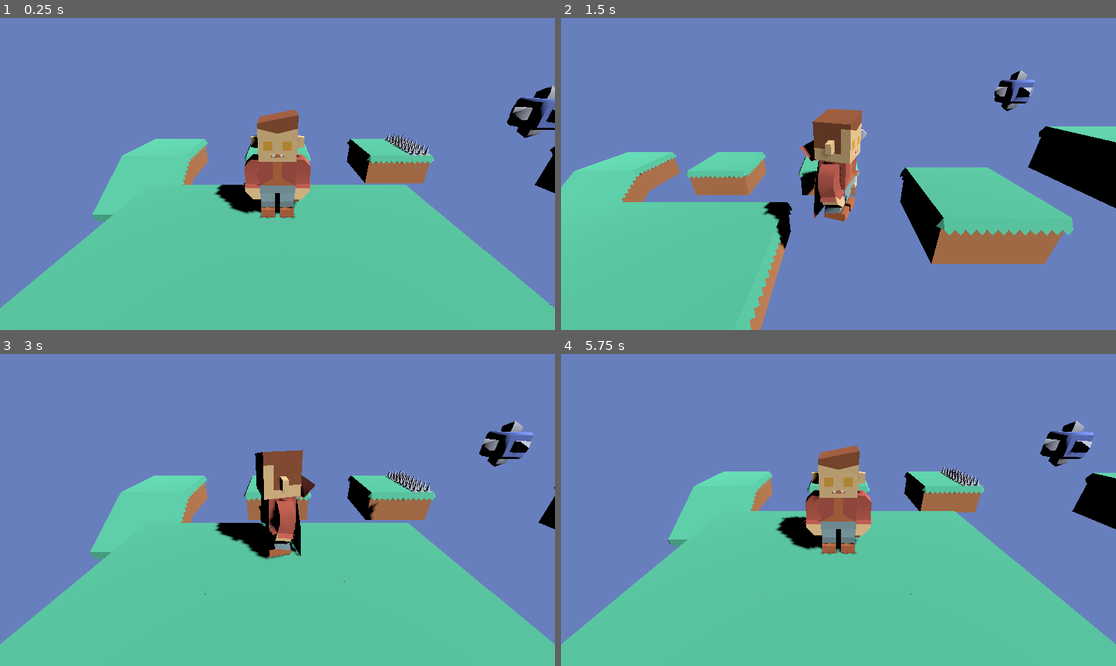
Above: before the commit, frames 1-4 (two rows, left to right).
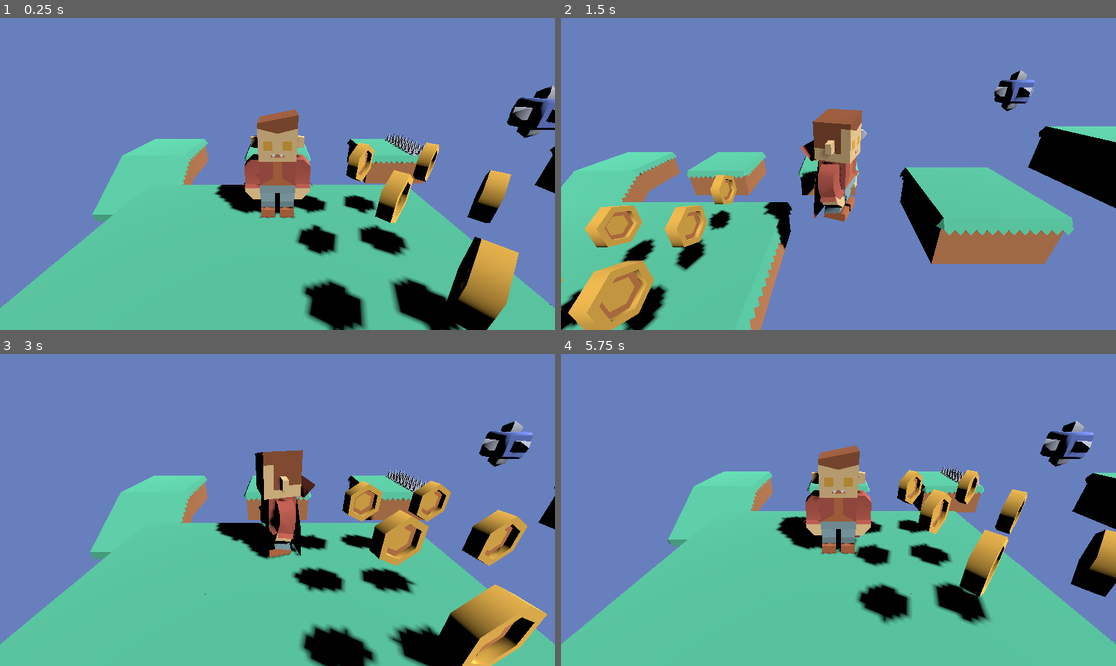
Above: after the commit, the same moments.

Repository: IsaacRF/test-platformer-3d
Game: Godot game, scene res://Levels/Level1.tscn
Two runs of this game, one before a commit and one after it. Both use one fixed random seed, a clock stepped at 60 frames per second and the inputs below.
Inputs:
- Up to frame 1 (0.25 s): no input
- Up to frame 2 (1.5 s): hold D (move_right) 0.53-1.28 s; tap Space (jump) at 0.77 s; hold S (move_backward) from 1.28 s (still down)
- Up to frame 3 (3 s): tap Space (jump) at 1.52 s; release S (move_backward) at 2.03 s; hold D (move_right) 2.03-2.78 s; hold W (move_forward) from 2.78 s (still down)
- Up to frame 4 (5.75 s): tap Space (jump) at 3.02, 3.77, 4.52 s; release W (move_forward) at 3.53 s; hold A (move_left) 3.53-5.03 s; hold S (move_backward) from 5.03 s (still down)

The runs differ from the first frame. In frame 1, 9.3% of the frame differs, in the area x 52-94%, y 39-100%; in frame 2, 6.1%; in frame 3, 11%, in the area x 52-99%, y 40-100%; in frame 4, 6.6%.

Commit message:
Add collectable component and coins
- Add collectable component
- Add gold coins using the collectable component

Diff:
--- /dev/null
+++ b/Collectables/CoinGold.tscn
@@ -0,0 +1,92 @@
+[gd_scene load_steps=8 format=3 uid="uid://dw6c32x4ilo81"]
+
+[ext_resource type="ArrayMesh" uid="uid://cge2fuclikg8j" path="res://Assets/Models/coinGold.obj" id="1_j4xbq"]
+[ext_resource type="PackedScene" uid="uid://cnq2i8i0xejvx" path="res://Collectables/Collectable.tscn" id="2_2bl32"]
+[ext_resource type="AudioStream" uid="uid://dhrrs6ls2lay6" path="res://Sound/SFX/Coin.mp3" id="3_3ejyd"]
+
+[sub_resource type="BoxShape3D" id="BoxShape3D_edp0q"]
+size = Vector3(0.618423, 0.652344, 0.194885)
+
+[sub_resource type="Animation" id="Animation_owuca"]
+resource_name = "Idle"
+loop_mode = 1
+tracks/0/type = "value"
+tracks/0/imported = false
+tracks/0/enabled = true
+tracks/0/path = NodePath("CoinGold:rotation")
+tracks/0/interp = 1
+tracks/0/loop_wrap = true
+tracks/0/keys = {
+"times": PackedFloat32Array(0, 1),
+"transitions": PackedFloat32Array(1, 1),
+"update": 0,
+"values": [Vector3(0, 0, 0), Vector3(0, 3.14159, 0)]
+}
+tracks/1/type = "value"
+tracks/1/imported = false
+tracks/1/enabled = true
+tracks/1/path = NodePath("CoinGold:position")
+tracks/1/interp = 1
+tracks/1/loop_wrap = true
+tracks/1/keys = {
+"times": PackedFloat32Array(0, 0.533333, 1),
+"transitions": PackedFloat32Array(1, 1, 1),
+"update": 0,
+"values": [Vector3(0, 0, 0), Vector3(0, 0.0533333, 0), Vector3(0, 0, 0)]
+}
+
+[sub_resource type="Animation" id="Animation_5xt1f"]
+length = 0.001
+tracks/0/type = "value"
+tracks/0/imported = false
+tracks/0/enabled = true
+tracks/0/path = NodePath("CoinGold:rotation")
+tracks/0/interp = 1
+tracks/0/loop_wrap = true
+tracks/0/keys = {
+"times": PackedFloat32Array(0),
+"transitions": PackedFloat32Array(1),
+"update": 0,
+"values": [Vector3(0, 0, 0)]
+}
+tracks/1/type = "value"
+tracks/1/imported = false
+tracks/1/enabled = true
+tracks/1/path = NodePath("CoinGold:position")
+tracks/1/interp = 1
+tracks/1/loop_wrap = true
+tracks/1/keys = {
+"times": PackedFloat32Array(0),
+"transitions": PackedFloat32Array(1),
+"update": 0,
+"values": [Vector3(0, 0, 0)]
+}
+
+[sub_resource type="AnimationLibrary" id="AnimationLibrary_6c5pn"]
+_data = {
+"Idle": SubResource("Animation_owuca"),
+"RESET": SubResource("Animation_5xt1f")
+}
+
+[node name="CoinGold" type="Node3D"]
+
+[node name="CoinGold" type="MeshInstance3D" parent="."]
+transform = Transform3D(1.5, 0, 0, 0, 1.5, 0, 0, 0, 1.5, 0, 0, 0)
+mesh = ExtResource("1_j4xbq")
+skeleton = NodePath("../..")
+
+[node name="Collectable" parent="." node_paths=PackedStringArray("parent", "collision") instance=ExtResource("2_2bl32")]
+parent = NodePath("..")
+collision = NodePath("CollisionShape3D")
+sfx = ExtResource("3_3ejyd")
+score_value = 5
+
+[node name="CollisionShape3D" type="CollisionShape3D" parent="Collectable"]
+transform = Transform3D(1, 0, 0, 0, 1, 0, 0, 0, 1, -0.00368506, 0.29419, 0.00228882)
+shape = SubResource("BoxShape3D_edp0q")
+
+[node name="AnimationPlayer" type="AnimationPlayer" parent="."]
+libraries = {
+"": SubResource("AnimationLibrary_6c5pn")
+}
+autoplay = "Idle"
--- /dev/null
+++ b/Collectables/Collectable.gd
@@ -0,0 +1,27 @@
+extends Area3D
+
+@export_group("Parent components")
+@export var parent : Node3D
+@export var collision : CollisionShape3D
+@export var sfx: AudioStream
+
+@export_group("Collectable values")
+@export var score_value : int = 1
+@export var life_value : float = 0.0
+
+func _on_body_entered(body):
+	if body.is_in_group("Players"):
+		var player : AudioStreamPlayer = AudioStreamPlayer.new()
+		player.set_stream(sfx)
+		add_child(player)
+		player.play()
+
+		if score_value > 0:
+			body.call("add_score", score_value)
+		if life_value > 0:
+			body.call("add_life", life_value)
+
+		collision.disabled = true
+		parent.visible = false
+		await get_tree().create_timer(1.0).timeout
+		parent.queue_free()
--- /dev/null
+++ b/Collectables/Collectable.tscn
@@ -0,0 +1,8 @@
+[gd_scene load_steps=2 format=3 uid="uid://cnq2i8i0xejvx"]
+
+[ext_resource type="Script" path="res://Collectables/Collectable.gd" id="1_bc6yu"]
+
+[node name="Collectable" type="Area3D"]
+script = ExtResource("1_bc6yu")
+
+[connection signal="body_entered" from="." to="." method="_on_body_entered"]
--- a/Hazards/DeathArea.gd
+++ b/Hazards/DeathArea.gd
@@ -1,14 +1,4 @@
 extends Area3D
-
-
-# Called when the node enters the scene tree for the first time.
-func _ready():
-	pass # Replace with function body.
-
-
-# Called every frame. 'delta' is the elapsed time since the previous frame.
-func _process(delta):
-	pass
 
 func _on_body_entered(body):
 	if body.is_in_group("Players"):
--- a/Hazards/Hurtbox.gd
+++ b/Hazards/Hurtbox.gd
@@ -3,14 +3,6 @@
 @export var hit_points : float = 1.0
 @export var knockback_force : float = 10.0
 
-# Called when the node enters the scene tree for the first time.
-func _ready():
-	pass # Replace with function body.
-
-# Called every frame. 'delta' is the elapsed time since the previous frame.
-func _process(delta):
-	pass
-
 func _on_body_entered(body):
 	if body.is_in_group("Players"):
 		# The player entered the hazard zone.
--- a/Levels/Level1.tscn
+++ b/Levels/Level1.tscn
@@ -1,10 +1,11 @@
-[gd_scene load_steps=7 format=3 uid="uid://dfvna3ixit663"]
+[gd_scene load_steps=8 format=3 uid="uid://dfvna3ixit663"]
 
 [ext_resource type="PackedScene" uid="uid://d2do5kemgc8ee" path="res://Platforms/PlatformLarge.tscn" id="1_2i5le"]
 [ext_resource type="PackedScene" uid="uid://jqvufylajied" path="res://Player/Player.tscn" id="2_p81fo"]
 [ext_resource type="PackedScene" uid="uid://bssf3miyaxa02" path="res://Hazards/DeathArea.tscn" id="3_ni36n"]
 [ext_resource type="PackedScene" uid="uid://cswrxwyowmy54" path="res://Hazards/Spikes.tscn" id="4_e8nsp"]
 [ext_resource type="PackedScene" uid="uid://cl6butnbnrvwm" path="res://Enemies/SpikeBall.tscn" id="5_0bmue"]
+[ext_resource type="PackedScene" uid="uid://dw6c32x4ilo81" path="res://Collectables/CoinGold.tscn" id="6_vi4e5"]
 
 [sub_resource type="BoxShape3D" id="BoxShape3D_ayh7b"]
 size = Vector3(43, 4, 41)
@@ -77,3 +78,21 @@
 
 [node name="SpikeBall2" parent="." instance=ExtResource("5_0bmue")]
 transform = Transform3D(1, 0, 0, 0, 1, 0, 0, 0, 1, 8.46895, 2.18863, -1.5645)
+
+[node name="CoinGold" parent="." instance=ExtResource("6_vi4e5")]
+transform = Transform3D(1, 0, 0, 0, 1, 0, 0, 0, 1, 2.26339, 0.763702, 0.309562)
+
+[node name="CoinGold2" parent="." instance=ExtResource("6_vi4e5")]
+transform = Transform3D(1, 0, 0, 0, 1, 0, 0, 0, 1, 2.26339, 0.763702, 1.30956)
+
+[node name="CoinGold3" parent="." instance=ExtResource("6_vi4e5")]
+transform = Transform3D(1, 0, 0, 0, 1, 0, 0, 0, 1, 2.26339, 0.763702, 2.30956)
+
+[node name="CoinGold4" parent="." instance=ExtResource("6_vi4e5")]
+transform = Transform3D(1, 0, 0, 0, 1, 0, 0, 0, 1, 1.26339, 0.763702, 2.30956)
+
+[node name="CoinGold5" parent="." instance=ExtResource("6_vi4e5")]
+transform = Transform3D(1, 0, 0, 0, 1, 0, 0, 0, 1, 1.26339, 0.763702, 1.30956)
+
+[node name="CoinGold6" parent="." instance=ExtResource("6_vi4e5")]
+transform = Transform3D(1, 0, 0, 0, 1, 0, 0, 0, 1, 1.26339, 0.763702, 0.309562)
--- a/Player/Player.gd
+++ b/Player/Player.gd
@@ -51,6 +51,15 @@
 		facing_angle = Vector2(input.y, input.x).angle()
 		model.rotation.y = lerp_angle(model.rotation.y, facing_angle, rotation_speed)
 
+func add_score(amount: int):
+	score += amount
+	score_updated.emit(score)
+
+func add_life(amount: float):
+	life += amount
+	if life > max_life: life = max_life
+	life_updated.emit(life)
+
 func damage(hit_points : float = 1.0, knockback_force : float = 10.0):
 	life -= hit_points
 	life_updated.emit(life)
